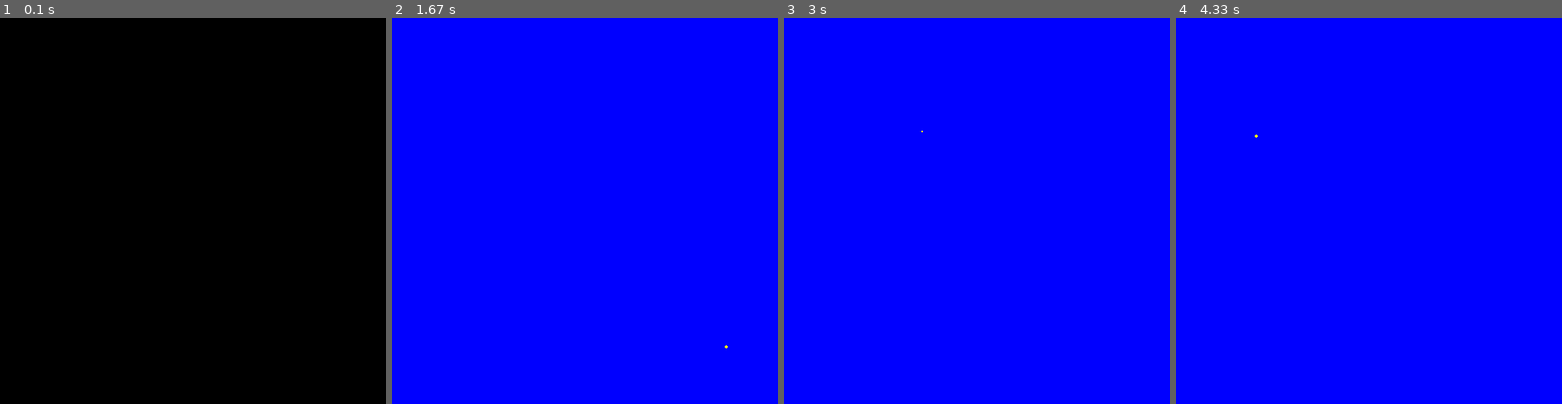
Above: before the commit, frames 1-4 (left to right).
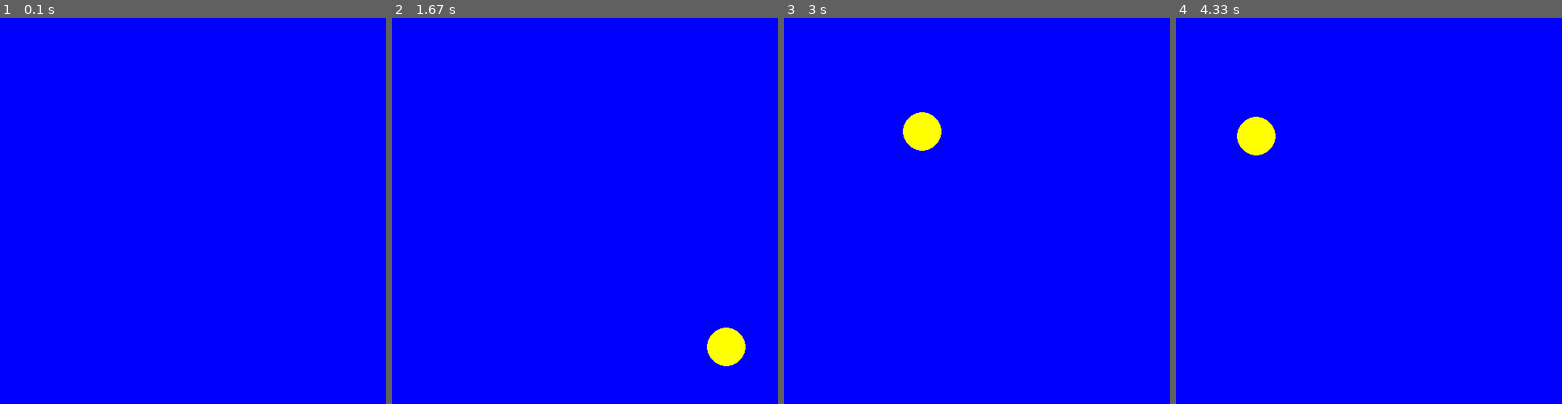
Above: after the commit, the same moments.

Repository: krabchik/PygameTasks
Game: pygame game, started from yellow_circle.py
The game is run twice, just before and just after one commit, with the same random seed, the same clock (stepped at 60 frames per second) and the same inputs.
Inputs (mouse positions are in pixels of both pictures, inside the frame that each line leads up to):
- Up to frame 1 (0.1 s): no input
- Up to frame 2 (1.67 s): click (585, 211) at 0.38 s; click (585, 238) at 0.72 s; click (465, 153) at 1.05 s; click (727, 346) at 1.38 s
- Up to frame 3 (3 s): click (984, 79) at 1.72 s; click (957, 311) at 2.05 s; click (965, 145) at 2.38 s; click (922, 129) at 2.72 s
- Up to frame 4 (4.33 s): click (1469, 176) at 3.05 s; click (1488, 203) at 3.38 s; click (1450, 141) at 3.72 s; click (1257, 137) at 4.05 s

The runs differ from the first frame. In frame 1, 100% of the frame differs, in the area x 0-100%, y 0-100%; in frame 2, 0.8%; in frame 3, 0.8%; in frame 4, 0.8%.

Commit message:
Changed fps to normal (100px/s)

Diff:
--- a/yellow_circle.py
+++ b/yellow_circle.py
@@ -16,8 +16,8 @@
             r = 1
             screen.fill((0, 0, 255))
     if draw:
-        pygame.draw.circle(screen, pygame.Color('yellow'), position, r)
-        r += 1
-    clock.tick(10)
+        pygame.draw.circle(screen, pygame.Color('yellow'), position, int(r))
+        r += 2
+    clock.tick(50)
     pygame.display.flip()
 pygame.quit()
